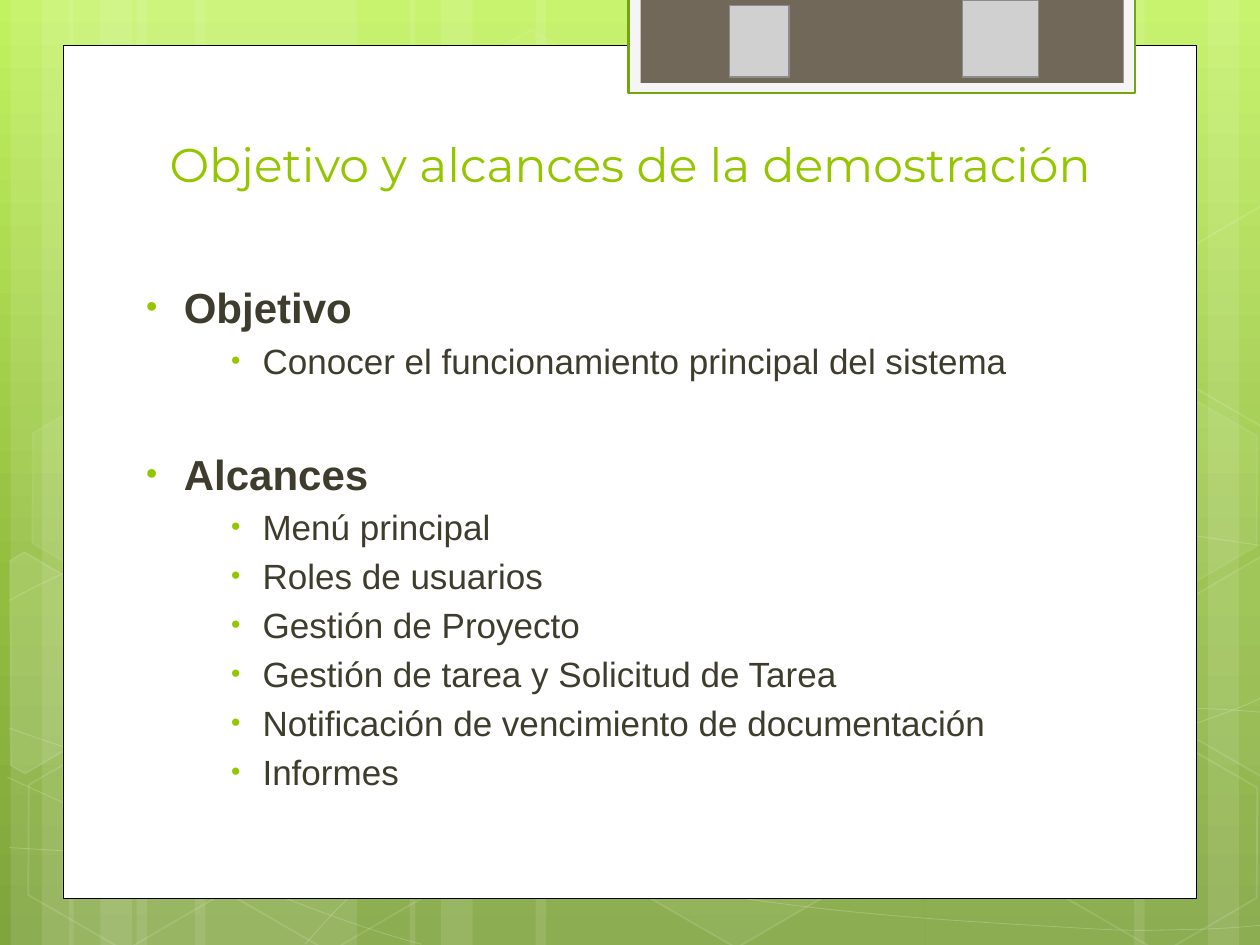
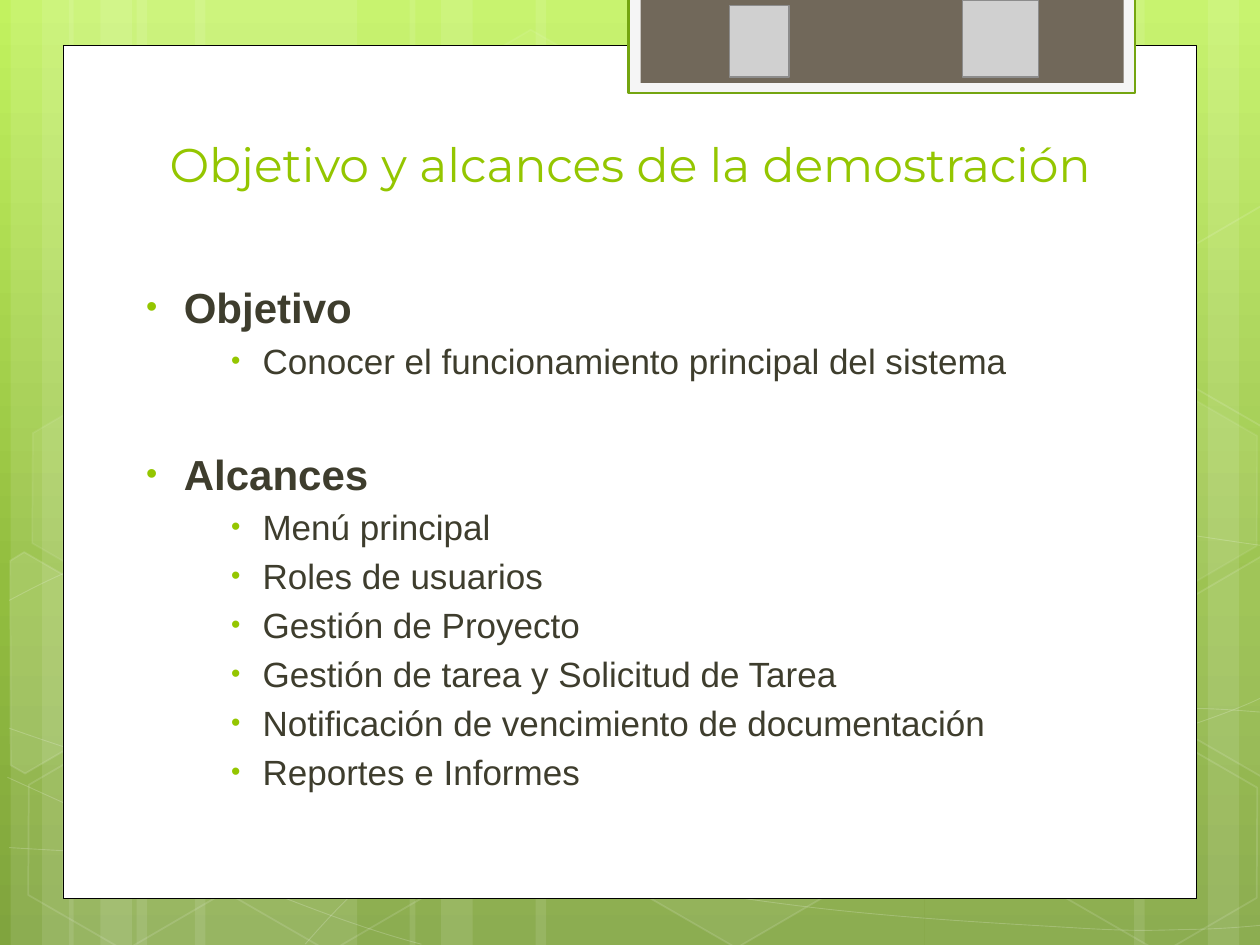
Before and after one commit to ptissera/habilitacion-profesional-2012-4k4, a slide deck: slide 26 of Documentacion/Proyecto/Presentacion Final/Exposicion Final.pptx. Drawn at 1260x945 pixels with LibreOffice and Linux fonts; fonts in the diff are those of the drawing; grey boxes stand for pictures. Boxes give left, top, right and bottom in pixels: in the first picture for what was removed or moved away, otherwise in the second. Text is boxed around its words. In the diff, an @@ line names an element or a change of style, - is before the commit and + after.

```diff
--- a/Documentacion/Proyecto/Presentacion Final/Exposicion Final.pptx
+++ b/Documentacion/Proyecto/Presentacion Final/Exposicion Final.pptx
@@ text at bbox=[263, 759, 580, 792]: text changed @@
-    • Informes
+    • Reportes e Informes
```
Also in this commit, not shown: 14 other slides changed.
